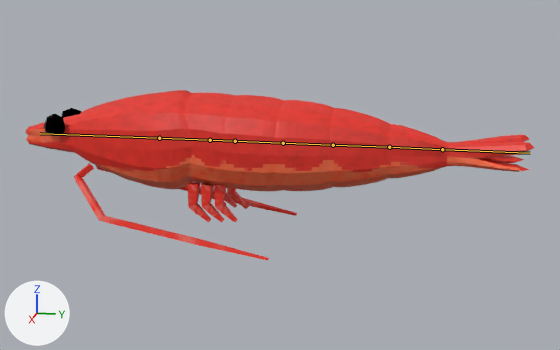
The Blender file assets/shrimp.blend: old version first, new version second.
Both versions are drawn from a 50 mm lens placed at (3.08, 1.13, 0.63), pointed at (-0.02, 0.52, -0.14). Every picture has the same lights, and +X, +Y and +Z are marked at lower left. The older version comes first. The bones that bend it are drawn over the model as lines.

In view in the first picture: 'Cube', 'eyes', 'legs', 'whisker'.
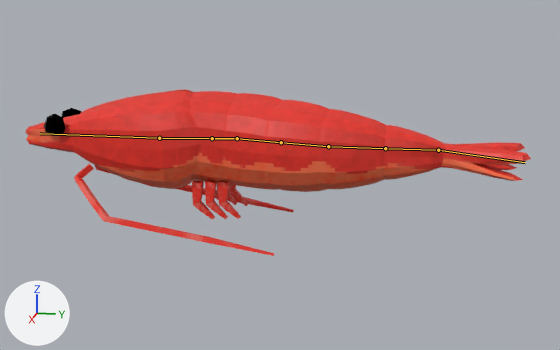
Commit message: save the glide

The newer file adds an action. The first version stands in its rest pose; the second is drawn at frame 23 of the action 'Glide-loop'.

Pixel boxes [x1, y1, x2, y2] of what changed, in the pictures (560 x 350 px):
'Cube', posed: before [26, 90, 534, 191]; after [26, 89, 531, 192]
'whisker', posed: before [74, 163, 297, 260]; after [74, 164, 294, 256]
'legs', posed (6% narrower): before [188, 182, 249, 223]; after [192, 180, 249, 220]
bone 'Bone', root to tip: before (159, 138) to (210, 140); after (159, 138) to (212, 138)
bone 'Bone.002', root to tip: before (235, 141) to (283, 143); after (237, 138) to (281, 142)
bone 'Bone.004', root to tip: before (333, 145) to (389, 147); after (328, 146) to (385, 148)
bone 'Bone.006', root to tip: before (442, 149) to (530, 153); after (438, 150) to (525, 162)

The change, as a list of edits to the scene's bpy script:
```text
Change bone_bone:
    where bone_bone = bpy.data.objects['Armature'].pose.bones['Bone']
    bone_bone.rotation_quaternion: (1.0, 0.0, 0.0, 0.0) -> (0.996, 0.0, 0.0, 0.085)  # degrees (0, 0, 0) -> degrees (0, 0, 10)
Change bone_bone_002:
    where bone_bone_002 = bpy.data.objects['Armature'].pose.bones['Bone.002']  # child of 'Bone.001'
    bone_bone_002.rotation_quaternion: (1.0, 0.0, 0.0, 0.0) -> (0.982, 0.0, 0.0, -0.191)  # degrees (0, 0, 0) -> degrees (0, 0, -22)
Change bone_bone_004:
    where bone_bone_004 = bpy.data.objects['Armature'].pose.bones['Bone.004']  # child of 'Bone.003'
    bone_bone_004.rotation_quaternion: (1.0, 0.0, 0.0, 0.0) -> (0.992, 0.0, 0.0, 0.124)  # degrees (0, 0, 0) -> degrees (0, 0, 14)
Change bone_bone_006:
    where bone_bone_006 = bpy.data.objects['Armature'].pose.bones['Bone.006']  # child of 'Bone.005'
    bone_bone_006.rotation_quaternion: (1.0, 0.0, 0.0, 0.0) -> (0.953, -0.055, 0.015, 0.0)  # degrees (0, 0, 0) -> degrees (-7, 2, 0)
```
